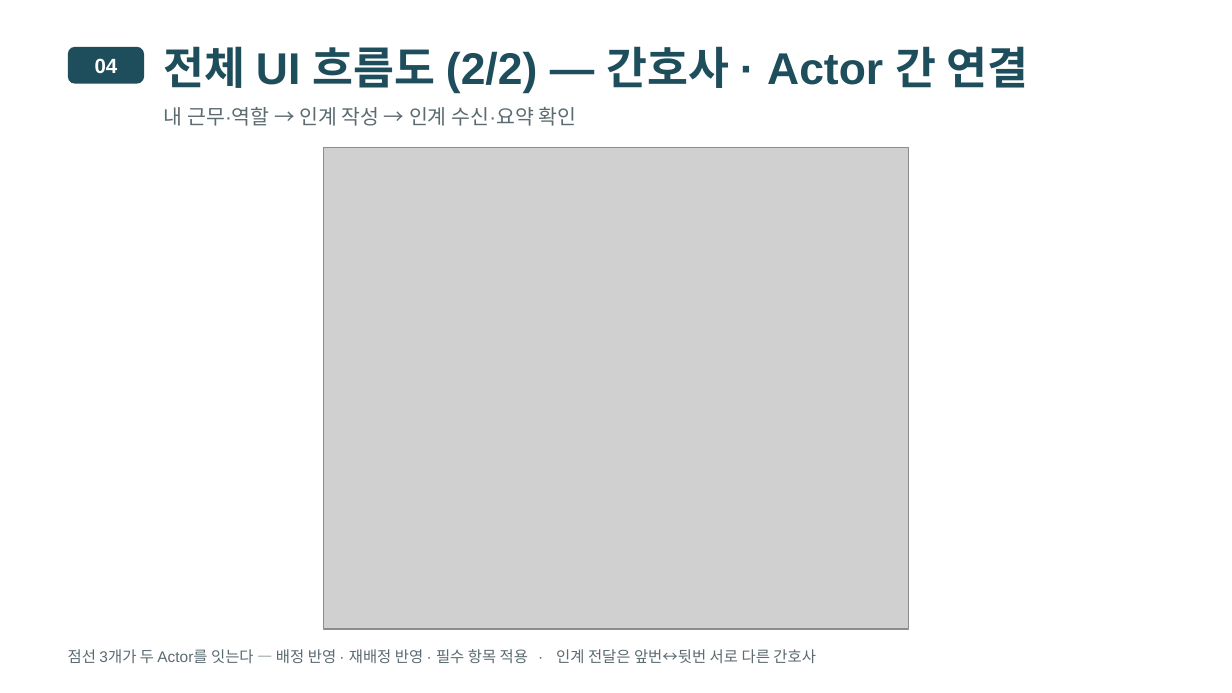
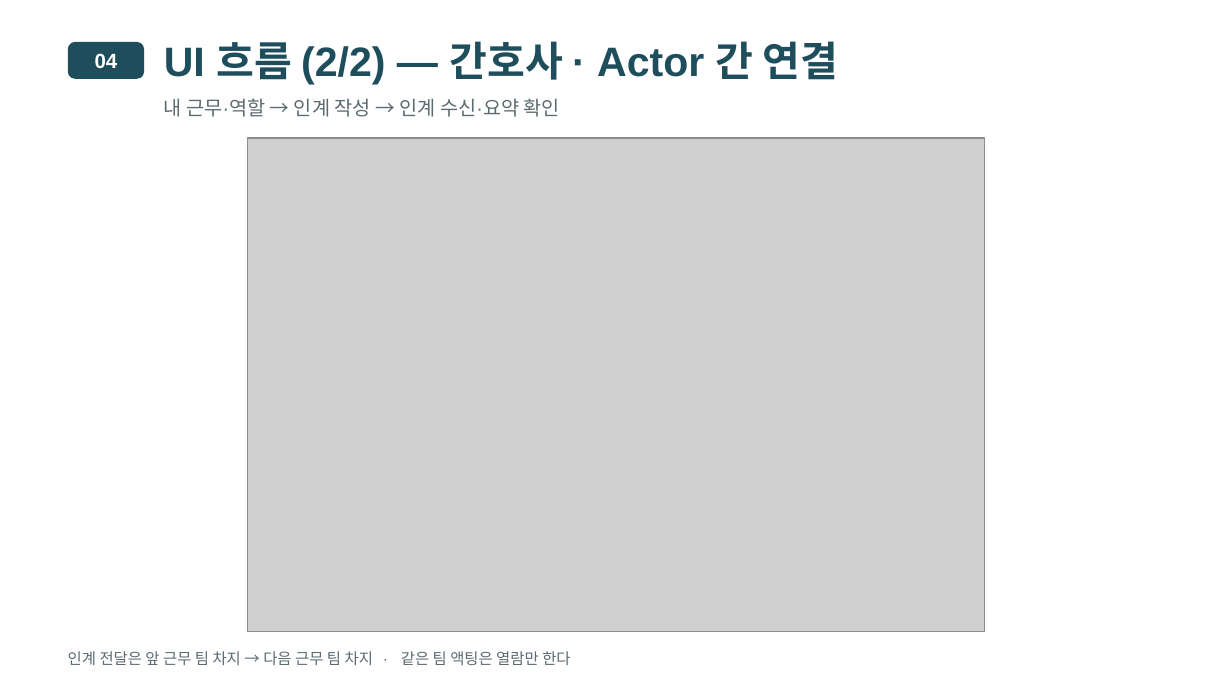
Before and after one commit to wodnjs2020136144/skala-webservice-mini, a slide deck: slide 13 of deliverables/10반_황재원_너와나의인계고리-개요.pptx (slide 12 before the commit). Drawn at 1232x693 pixels with LibreOffice and Linux fonts; fonts in the diff are those of the drawing; grey boxes stand for pictures. Boxes give left, top, right and bottom in pixels: in the first picture for what was removed or moved away, otherwise in the second. Text is boxed around its words. In the diff, an @@ line names an element or a change of style, - is before the commit and + after.

```diff
--- a/deliverables/10반_황재원_너와나의인계고리-개요.pptx
+++ b/deliverables/10반_황재원_너와나의인계고리-개요.pptx
@@ text "04": place and size @@
-text "04" at <box>95,58,118,73</box>
+text "04" at <box>95,53,118,68</box>
@@ rounded rectangle: place and size @@
-rounded rectangle at <box>68,47,144,84</box>
+rounded rectangle at <box>68,42,144,79</box>
@@ text at <box>164,41,839,85</box>: text changed; size 26 to 24 pt @@
-전체 UI 흐름도 (2/2) — 간호사 · Actor 간 연결
+UI 흐름 (2/2) — 간호사 · Actor 간 연결
@@ text "내 근무·역할 → 인계 작성 ...": place and size @@
-text "내 근무·역할 → 인계 작성 ..." at <box>164,107,577,126</box>
+text "내 근무·역할 → 인계 작성 ..." at <box>164,98,560,117</box>
@@ text "내 근무·역할 → 인계 작성 ..." at <box>164,98,560,117</box>: size 12 to 11.5 pt @@
@@ picture: place and size @@
-picture at <box>323,148,908,628</box>
+picture at <box>248,138,984,631</box>
@@ text at <box>68,651,570,665</box>: text changed @@
-점선 3개가 두 Actor를 잇는다 — 배정 반영 · 재배정 반영 · 필수 항목 적용 · 인계 전달은 앞번↔뒷번 서로 다른 간호사
+인계 전달은 앞 근무 팀 차지 → 다음 근무 팀 차지 · 같은 팀 액팅은 열람만 한다
```
Also in this commit, not shown: 4 other slides changed, 25 slides added, 23 slides removed, 16 other files.
